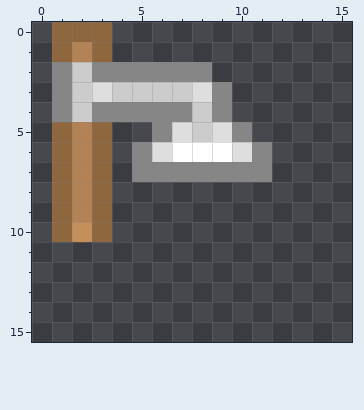
Edited in one commit: pixel-art sprite (texture-packer/sprites/streetlight_b_top.png). Above: the version before the commit.
The file is 16x16 pixels. The old version is drawn lined up with the new one.
Now the later version:
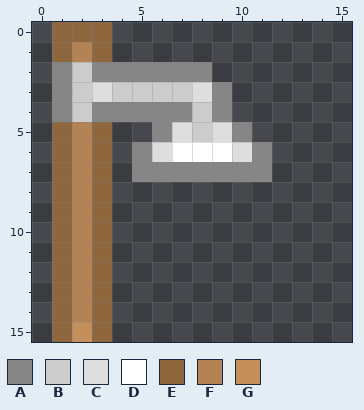
Palette (. is transparent): A #868686  B #cccccc  C #dedede  D #ffffff  E #8f673f  F #b48355  G #c58f5c
The author wrote: Minor adjustments to light sprites so they always align with the top of a tile.
Edits made:
whole drawing moved by +0,-5 (the old picture is shown already moved)
The edit adds colour E in rows 11 to 15 at x 1 and 3.
The edit adds colour F in rows 11 to 14 at x 2.
Colour G gives way to colour F in row 10 at x 2.
The edit adds colour G in row 15 at x 2.
